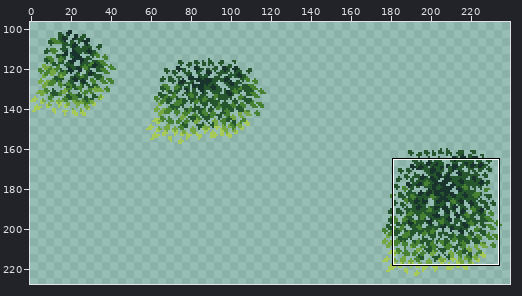
Sprite sheet, stored at Textures/Environment/TreeLeaves.png. Above, an overview of the earlier version with the close-up marked.
Close-up. As it was:
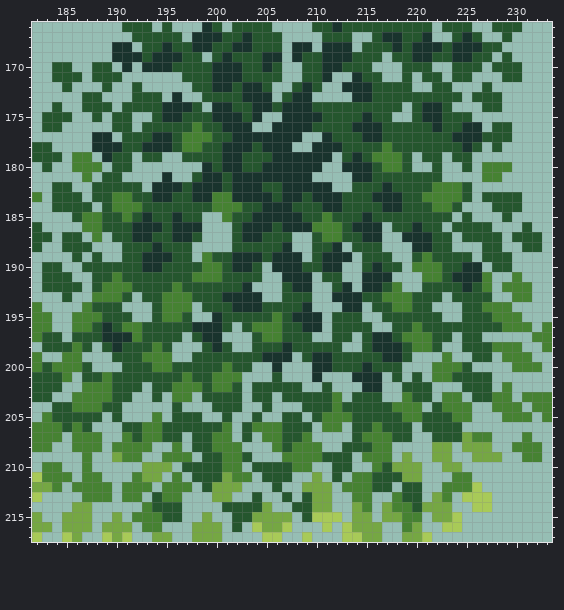
The file is 256x256 pixels. Shown: x 182..233, y 166..217. The wide view leaves out empty margins. The commit also changed other parts of the picture, which this record leaves out.
The result:
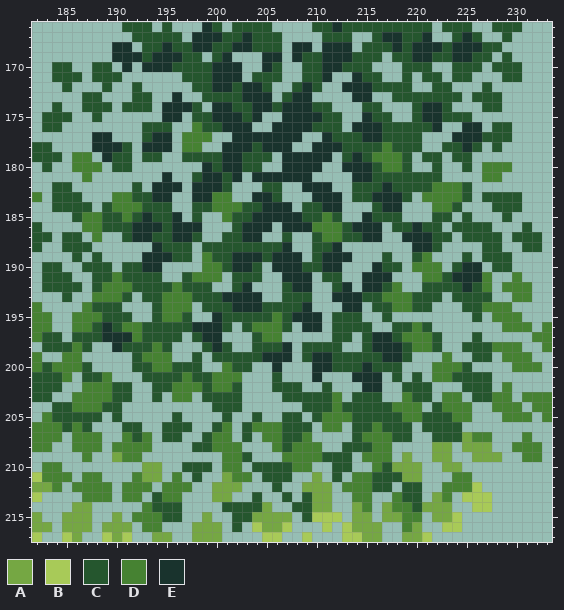
Palette (. is transparent): A #75a743  B #a8ca58  C #25562e  D #468232  E #19332d
Diff:
Colour C now appears in row 187 at x 201; in row 188 at x 199 to 201.
Colour A is removed in row 210 at x 195.
Colour C is removed in row 169 at x 202 to 204; in row 170 at x 203 to 204; in row 171 at x 203; in row 173 at x 194 and 216 to 217; in row 174 at x 194, 212 to 214 and 217 to 218; in row 175 at x 190 to 191, 194, 197 and 213 to 214.
Colour C is removed in row 176 at x 190 to 191, 196 to 197, 213 and 223 to 224; in row 177 at x 191 to 192, 196, 200 to 201 and 221 to 223; in row 178 at x 192, 196, 199 to 200 and 221 to 222; in row 181 at x 189 to 190; in row 182 at x 188 to 191 and 197; in row 183 at x 188 to 189, 196 to 197, 209, 213 and 220.
Colour C is removed in row 184 at x 196 to 197, 208, 213 to 215 and 219 to 221; in row 185 at x 197, 213 to 214 and 219 to 221; in row 186 at x 206; in row 187 at x 190 and 205 to 206; in row 188 at x 191 to 193, 214 to 216 and 223; in row 189 at x 191 to 192, 215 to 216 and 222 to 224.
Colour C is removed in row 190 at x 190, 195 to 198, 215 and 223; in row 191 at x 195 to 196 and 201; in row 192 at x 200 to 201; in row 195 at x 218 to 222, 225 and 227; in row 196 at x 208 and 222 to 228; in row 197 at x 207 to 209, 223 and 225.
Colour C is removed in row 198 at x 189 and 208; in row 199 at x 190 to 191 and 199; in row 200 at x 191 and 199 to 200; in row 201 at x 190 to 192; in row 202 at x 192 and 204 to 205; in row 203 at x 204 to 205.
Colour C is removed in row 204 at x 196 and 205; in row 205 at x 197 to 198; in row 206 at x 198 to 199; in row 207 at x 198; in row 209 at x 199 to 200; in row 210 at x 200.
Colour C is removed in row 211 at x 199 to 200; in row 212 at x 199.
Colour D is removed in row 205 at x 194; in row 206 at x 193 to 194; in row 207 at x 194; in row 208 at x 196; in row 209 at x 195 to 197; in row 210 at x 187.
Colour E is removed in row 179 at x 206; in row 180 at x 205 to 206; in row 181 at x 203; in row 182 at x 202 to 204 and 207 to 208; in row 183 at x 202 to 203 and 207 to 208.
